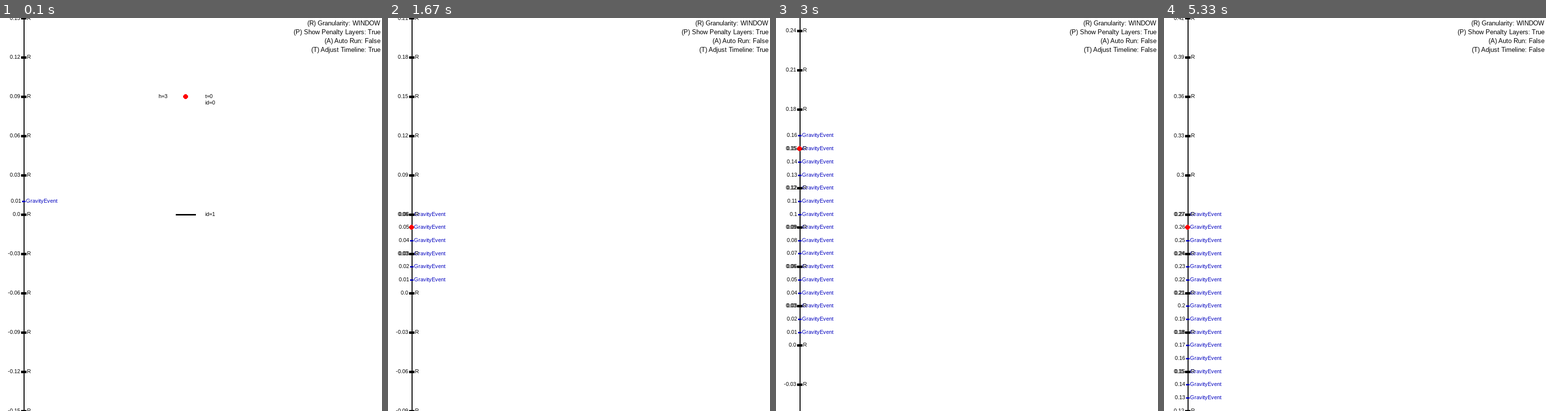
Above: before the commit, frames 1-4 (left to right).
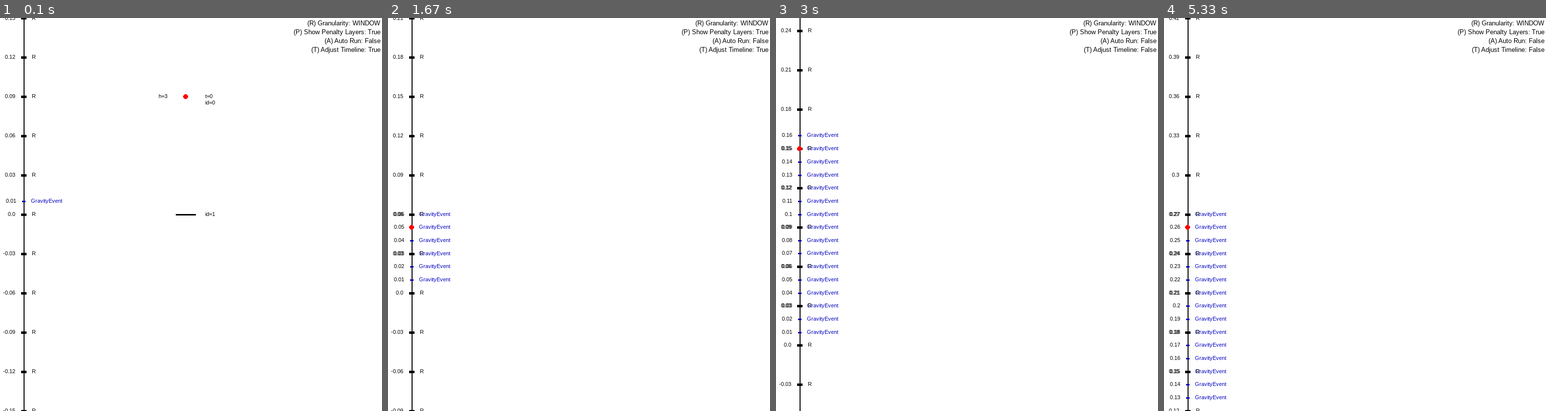
Above: after the commit, the same moments.

Repository: AlekseyPanas/GPUSPACM
Game: pygame game, started from OneDimensionalSPACM.py
Same seed, same stepped clock (60 frames per second), same inputs: the game is played once before the commit and once after it.
Inputs (mouse positions are in pixels of both pictures, inside the frame that each line leads up to):
- Up to frame 1 (0.1 s): no input
- Up to frame 2 (1.67 s): hold Right 0.33-0.8 s; press the mouse at (452, 308) at 0.87 s; move the mouse to (540, 190) at 0.97 s; release the mouse at (632, 76) at 1.1 s; hold Right 1.17-1.63 s; move the mouse to (582, 80) at 1.2 s
- Up to frame 3 (3 s): hold Right 1.67-2.3 s; tap T at 1.82 s; hold Right 2.33-2.8 s; hold Right from 2.83 s (still down)
- Up to frame 4 (5.33 s): release Right at 3.3 s; hold Right 3.33-3.97 s; tap T at 3.48, 5.15 s; hold Right 4-4.47 s; hold Right 4.5-4.97 s; hold Right from 5 s (still down)

The runs differ from the first frame. In frame 1, 0.4% of the frame differs, in the area x 0-17%, y 0-100%; in frame 2, 0.8%; in frame 3, 1.5%, in the area x 0-17%, y 2-94%; in frame 4, 1.5%.

Commit message:
Add global penalty clocks

Diff:
--- a/OneDimensionalSPACM.py
+++ b/OneDimensionalSPACM.py
@@ -45,6 +45,18 @@
     has_velocity_changed: bool
 
 
+def get_next_time(start_time: float, dt: float, cur_time: float):
+    """
+    :param start_time: time when this clock started ticking
+    :param dt: timestep of globally ticking clock
+    :param cur_time: the current timestamp
+    :return: the time of the next tick of a global clock that ticked from start_time at intervals of dt. for example,
+    get_next_time(0, 3, 7) returns 9 because the global clock ticks at 3, 6, 9, ..., and 9 is the next tick after 7.
+    the returned timestamp excludes cur_time, so get_next_time(0, 2, 4) returns 6 and not 4
+    """
+    return start_time + ((((cur_time - start_time) // dt) + 1) * dt)
+
+
 class Event:
     """ Recurring event applying force to all particles in the simulation """
     def __init__(self, timestep: float):
@@ -286,7 +298,7 @@
                 # Engage new penalty layers
                 for c in next_penalty_candidates:
                     penalty = PenaltyEvent(self.penalty_timestep, c, len(c.active_penalties) + 1)
-                    self.eventQ.append((self.start_of_window + penalty.h, penalty))
+                    self.eventQ.append((get_next_time(0, penalty.h, self.start_of_window), penalty))
                     c.active_penalties.append(penalty)
 
                 # Update saved starting event queue
@@ -539,6 +551,7 @@
         self.cam = Camera(sim.R * 10, 0)
         self.dims = timeline_surface_dims
         self.font = pygame.font.SysFont("Arial", 11)
+        self.tick_max_width = 10
 
     def draw_tick(self, surf: pygame.Surface, screen_pos: tuple[int, int], width: int, thickness: int,
                   color: tuple[int, int, int], label: str, t: float):
@@ -546,9 +559,9 @@
                          (screen_pos[0] + width / 2, screen_pos[1]), thickness)
         text_label = self.font.render(label, True, color)
         text_time = self.font.render(str(round(t, 3)), True, (0, 0, 0))
-        surf.blit(text_label, (screen_pos[0] + (width / 2) + 2,
+        surf.blit(text_label, (screen_pos[0] + (width / 2) + 2 + self.tick_max_width,
                                screen_pos[1] - (text_label.get_height() / 2)))
-        surf.blit(text_time, (screen_pos[0] - (width / 2) - 2 - text_time.get_width(),
+        surf.blit(text_time, (screen_pos[0] - (width / 2) - 2 - text_time.get_width() - self.tick_max_width,
                               screen_pos[1] - (text_label.get_height() / 2)))
 
     def zoom(self, multiplier: float):
@@ -563,8 +576,8 @@
     def render(self, sim: SPACM1DSim) -> pygame.Surface:
         window_size = sim.R
         left_padding = 0
-        tick_max_width = 10
-        tick_pos = int(left_padding + (self.font.get_height() * 5) + (tick_max_width / 2))
+
+        tick_pos = int(left_padding + (self.font.get_height() * 5) + (self.tick_max_width / 2))
 
         surf = pygame.Surface(self.dims, pygame.SRCALPHA, 32)
         pygame.draw.line(surf, (0, 0, 0), (tick_pos, 0), (tick_pos, self.dims[1]), 2)
@@ -574,15 +587,15 @@
             if 0 <= pos <= self.dims[1]:
                 if isinstance(e, PenaltyEvent):
                     self.draw_tick(surf, (tick_pos, int(self.cam.world_to_screen_space(self.dims[1], t))),
-                                   int(tick_max_width // 1.5), 3, (190, 0, 0), f"Pen:L{e.layer}:I{e.owner.obj_id}", t)
+                                   int(self.tick_max_width // 1.5), 3, (190, 0, 0), f"Pen:L{e.layer}:I{e.owner.obj_id}", t)
                 else:
                     self.draw_tick(surf, (tick_pos, int(self.cam.world_to_screen_space(self.dims[1], t))),
-                                   int(tick_max_width // 1.5), 3, (0, 0, 190), f"{type(e).__name__}", t)
+                                   int(self.tick_max_width // 1.5), 3, (0, 0, 190), f"{type(e).__name__}", t)
 
         for i in range(int(self.cam.screen_to_world_space(self.dims[1], self.dims[1]) // window_size),
                        int(self.cam.screen_to_world_space(self.dims[1], 0) // window_size) + 1):
             self.draw_tick(surf, (tick_pos, int(self.cam.world_to_screen_space(self.dims[1], i * window_size))),
-                           tick_max_width, 5, (0, 0, 0), "R", i * window_size)
+                           self.tick_max_width, 5, (0, 0, 0), "R", i * window_size)
 
         if len(sim.past_events):
             pygame.draw.circle(surf, (255, 0, 0), (tick_pos, self.cam.world_to_screen_space(self.dims[1], sim.past_events[-1][0])), 5)
